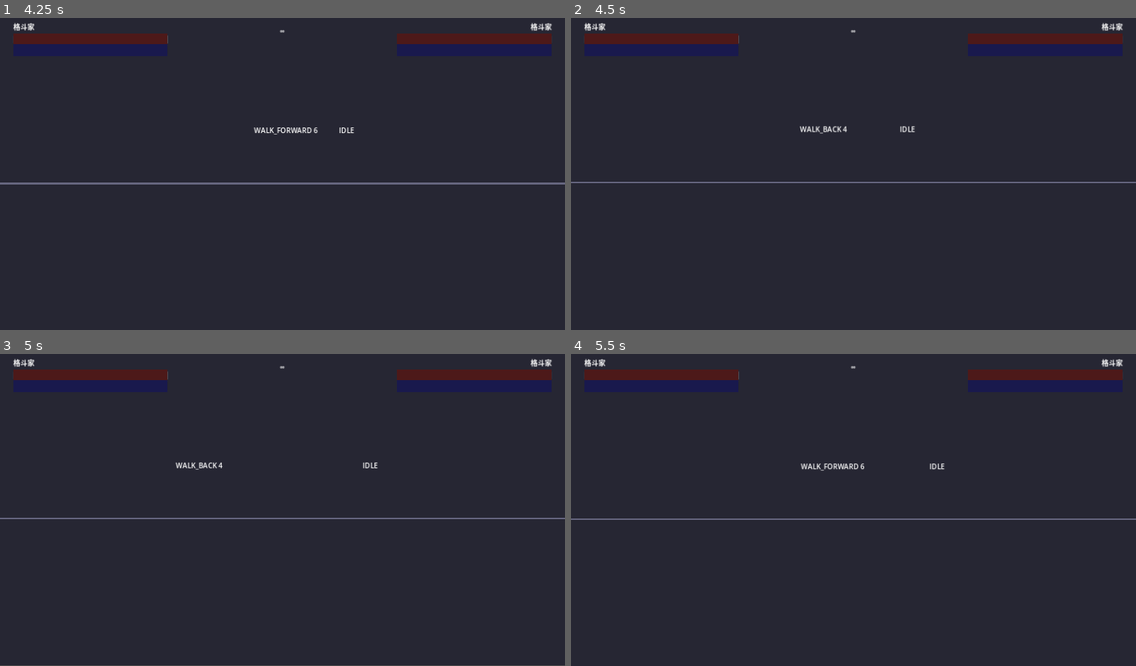
Above: before the commit, frames 1-4 (two rows, left to right).
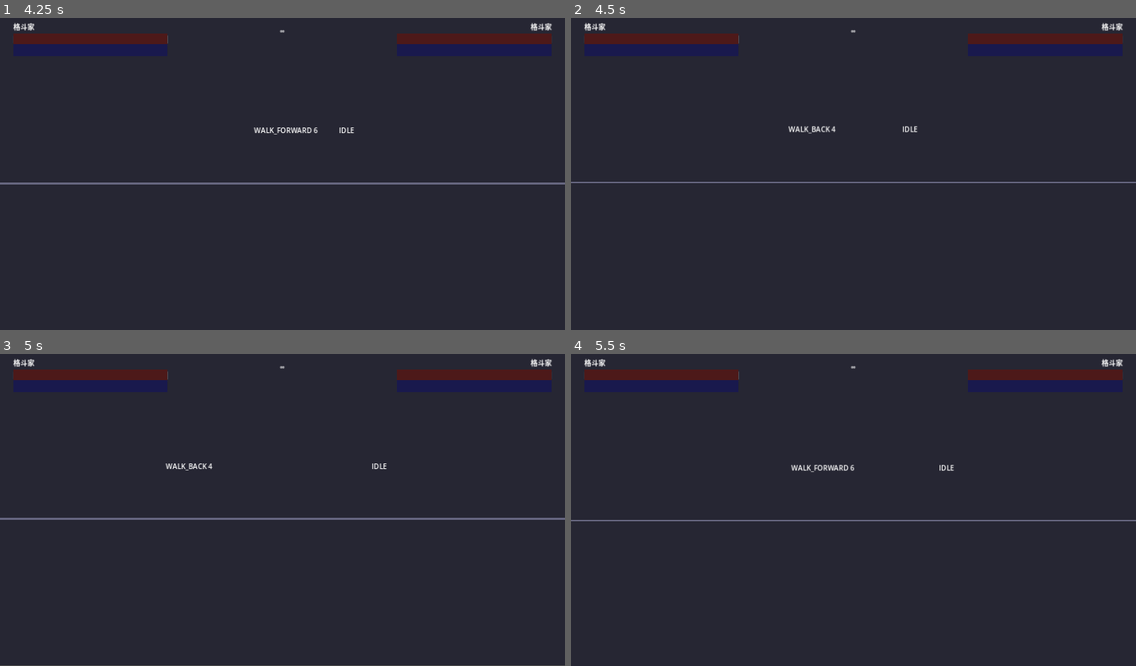
Above: after the commit, the same moments.

Repository: tumor8566/POP-PIP-PEP-DEMO
Game: Godot game, scene res://scenes/versus/versus_battle.tscn
The game is run twice, just before and just after one commit, with the same random seed, the same clock (stepped at 60 frames per second) and the same inputs. This scene is started directly instead of the project's main scene.
Inputs:
- Up to frame 1 (4.25 s): tap Enter (p1_start) at 0.5 s; hold D (p1_right) 0.53-2.03 s; tap J (p1_a) at 0.6 s; tap Space at 0.77, 1.52, 3.02, 3.77 s; tap Keypad Enter (p2_start) at 1.25 s; tap K (p1_b) at 1.35 s; hold A (p1_left) 2.03-2.78 s; tap L (p1_c) at 2.1 s; hold D (p1_right) from 2.78 s (still down); tap I (p1_d) at 2.85 s; tap O (p1_e) at 3.6 s
- Up to frame 2 (4.5 s): release D (p1_right) at 4.28 s; hold A (p1_left) from 4.28 s (still down); tap U (p1_f) at 4.35 s
- Up to frame 3 (5 s): keep holding A (p1_left); tap Space at 4.52 s
- Up to frame 4 (5.5 s): tap Enter (p1_start) at 5, 5.1 s; release A (p1_left) at 5.03 s; hold D (p1_right) from 5.03 s (still down)

Frame 1 is identical in both runs. In frame 2, 0.2% of the frame differs, in the area x 38-62%, y 34-38%; in frame 3, 0.4%; in frame 4, 1.2%, in the area x 0-100%, y 35-54%.

Commit message:
数值框架: 血量100H/气槽100P, 每帧回气6P, 每局默认满气, 投技距离角色级框架
- GlobalConfig: MAX_HEALTH=100(H), MAX_METER=100(P); 气槽回气改为每逻辑帧(60FPS)6P(METER_REGEN_PER_FRAME), 替代每秒速率; F推进技耗气降至25
- Fighter: 气槽默认满值100P; 命中回气按比例缩放至100满值(轻6/中8/重10/必杀技12); 新增角色级 throw_range(默认取全局THROW_RANGE贴身框架), 供后续按角色/招式覆盖; 投技成立距离改用 throw_range
- RoundManager: 每局游戏开始血量与气槽均默认满值(100H/100P), 对抗模式P1不再从0开始
- 烟雾测试验证: 20条断言全部通过(含每帧回气/封顶/攻击态不回气/投技距离覆盖)

Diff:
--- a/scripts/autoload/global_config.gd
+++ b/scripts/autoload/global_config.gd
@@ -12,8 +12,8 @@
 # 格斗参数
 const ROUND_TIME := 99           # 每回合时间(秒)
 const MAX_ROUNDS := 3            # 最大回合数(三局两胜)
-const MAX_HEALTH := 1000         # 最大血量
-const MAX_METER := 1000          # 最大气槽
+const MAX_HEALTH := 100          # 最大血量 (100 H)
+const MAX_METER := 100           # 最大气槽 (100 P)
 
 # 角色通用属性
 const WALK_SPEED := 400.0
@@ -46,7 +46,7 @@
 const MEDIUM_DAMAGE := 80
 const HEAVY_DAMAGE := 120
 const THROW_DAMAGE := 140
-const THROW_RANGE := 55.0        # 投技成立距离
+const THROW_RANGE := 55.0        # 投技成立距离(贴身框架默认值; 具体角色/招式可覆盖 Fighter.throw_range)
 const GRAB_TECH_WINDOW := 12     # 拆投窗口(帧)，被抓取后在此期间按投技键可化解
 
 # 攻击等级 (F 推进技): LV1 ~ LV5
@@ -58,11 +58,12 @@
 # F 推进技: 角色执行动作时 方向键+F 注入的额外动量
 const F_ADVANCE_SPEED := 420.0     # 推进冲量速度
 const F_ADVANCE_DECAY := 0.85      # 每帧衰减系数
-const F_ADVANCE_METER_COST := 80   # F 推进技消耗的气量(训练无限气时免消耗)
+const F_ADVANCE_METER_COST := 25   # F 推进技消耗的气量(训练无限气时免消耗)
 
-# 能量条(气槽)系统
-const METER_REGEN_PER_SEC := 14.0          # 中立/自由状态每秒自动回气速率
-const METER_GAIN_ON_DAMAGE_RATIO := 0.5    # 受击方按所受伤害比例回气(防守反哺)
+# 能量条(气槽)系统 (满值 100 P, 每局开始默认 100 P)
+#   逻辑帧为 1 秒 60 帧, 故"每帧"即按 60 FPS 计量
+const METER_REGEN_PER_FRAME := 6            # 中立/自由状态每逻辑帧自动回气(不满时)
+const METER_GAIN_ON_DAMAGE_RATIO := 0.5     # 受击方按所受伤害比例回气(防守反哺)
 
 # 按攻击等级取硬直倍率
 static func attack_level_stun_mult(level: int) -> float:
--- a/scripts/versus/fighter.gd
+++ b/scripts/versus/fighter.gd
@@ -19,11 +19,15 @@
 	set(value):
 		health = clampi(value, 0, GlobalConfig.MAX_HEALTH)
 
-var meter := 0:
+var meter := GlobalConfig.MAX_METER:
 	set(value):
 		meter = clampi(value, 0, GlobalConfig.MAX_METER)
 
 var rounds_won := 0
+
+# 投技成立距离: 角色级框架值, 默认取全局 THROW_RANGE(贴身范围)
+#   后续设计具体角色/招式时可覆盖(如某些角色投技更远或更近, 特定招式单独指定)
+var throw_range := GlobalConfig.THROW_RANGE
 
 # 状态
 var current_state := FighterState.State.INTRO
@@ -116,7 +120,7 @@
 	atk_light.attack_name = "轻拳"
 	atk_light.attack_type = AttackData.AttackType.LIGHT
 	atk_light.attack_level = 1
-	atk_light.meter_gain = 60
+	atk_light.meter_gain = 6
 	# 取消链: 轻/中/重 通常技可取消进必杀技·气拳(不再保留 轻->中->重)
 	atk_light.cancel_to_special = true
 	var s_light := AttackData.Segment.new()
@@ -136,7 +140,7 @@
 	atk_medium.attack_name = "中拳·二段"
 	atk_medium.attack_type = AttackData.AttackType.MEDIUM
 	atk_medium.attack_level = 2
-	atk_medium.meter_gain = 80
+	atk_medium.meter_gain = 8
 	atk_medium.cancel_to_special = true
 	var m_seg1 := AttackData.Segment.new()
 	m_seg1.defense_property = AttackData.DefenseProperty.FULL_BLOCK
@@ -163,7 +167,7 @@
 	atk_heavy.attack_name = "重拳"
 	atk_heavy.attack_type = AttackData.AttackType.HEAVY
 	atk_heavy.attack_level = 3
-	atk_heavy.meter_gain = 100
+	atk_heavy.meter_gain = 10
 	atk_heavy.cancel_to_special = true
 	var s_heavy := AttackData.Segment.new()
 	s_heavy.defense_property = AttackData.DefenseProperty.CROUCH_BREAK
@@ -183,7 +187,7 @@
 	atk_special.attack_name = "气拳"
 	atk_special.attack_type = AttackData.AttackType.SPECIAL
 	atk_special.attack_level = 4
-	atk_special.meter_gain = 120
+	atk_special.meter_gain = 12
 	atk_special.meter_cost = 0
 	atk_special.cancel_to_super = true    # 气拳可继续取消进必杀技·天崩(链尾)
 	var s_spec := AttackData.Segment.new()
@@ -739,7 +743,8 @@
 		return
 	var dist := global_position.distance_to(opponent.global_position)
 	# 投技以段(_throw_segment)承载防御属性(需要被拆投)与攻击属性(抓取)
-	if dist < GlobalConfig.THROW_RANGE and opponent._begin_grabbed(self, _throw_segment):
+	#   成立距离取角色级 throw_range(默认全局贴身框架值, 可按角色/招式覆盖)
+	if dist < throw_range and opponent._begin_grabbed(self, _throw_segment):
 		_change_state(FighterState.State.THROW)
 
 
@@ -944,12 +949,14 @@
 	emit_signal("meter_changed", meter, GlobalConfig.MAX_METER)
 
 
-# 气槽被动回充: 仅在"自由/中立"状态且非训练无限气时缓慢回气
+# 气槽被动回充: 仅在"自由/中立"状态且非训练无限气时回气
+#   按逻辑帧(60 FPS)计量: 每帧恢复 METER_REGEN_PER_FRAME P(不满时)
 func _tick_meter(delta: float) -> void:
 	var training_infinite := (MatchData.current_mode == MatchData.GameMode.TRAINING and MatchData.training_meter_infinite)
 	if current_state in METER_REGEN_STATES and not training_infinite:
+		var gain := int(round(GlobalConfig.METER_REGEN_PER_FRAME * delta * 60.0))
 		var before := meter
-		meter = min(meter + int(round(GlobalConfig.METER_REGEN_PER_SEC * delta)), GlobalConfig.MAX_METER)
+		meter = min(meter + gain, GlobalConfig.MAX_METER)
 		if meter != before:
 			emit_signal("meter_changed", meter, GlobalConfig.MAX_METER)
 
--- a/scripts/versus/round_manager.gd
+++ b/scripts/versus/round_manager.gd
@@ -55,10 +55,10 @@
 	timer_running = false
 	pause_between_rounds = false
 
-	# 重置角色状态
+	# 重置角色状态: 每局游戏开始, 血量与气槽均默认满值(100 H / 100 P)
 	if p1:
 		p1.health = GlobalConfig.MAX_HEALTH
-		p1.meter = GlobalConfig.MAX_METER if _is_training() else 0
+		p1.meter = GlobalConfig.MAX_METER
 	if p2:
 		p2.health = GlobalConfig.MAX_HEALTH
 		p2.meter = GlobalConfig.MAX_METER
